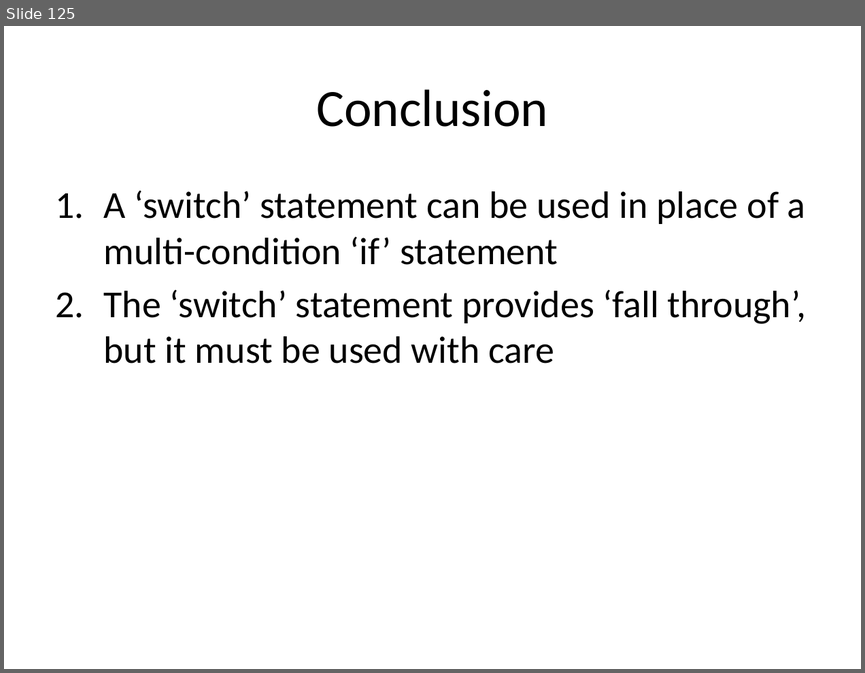
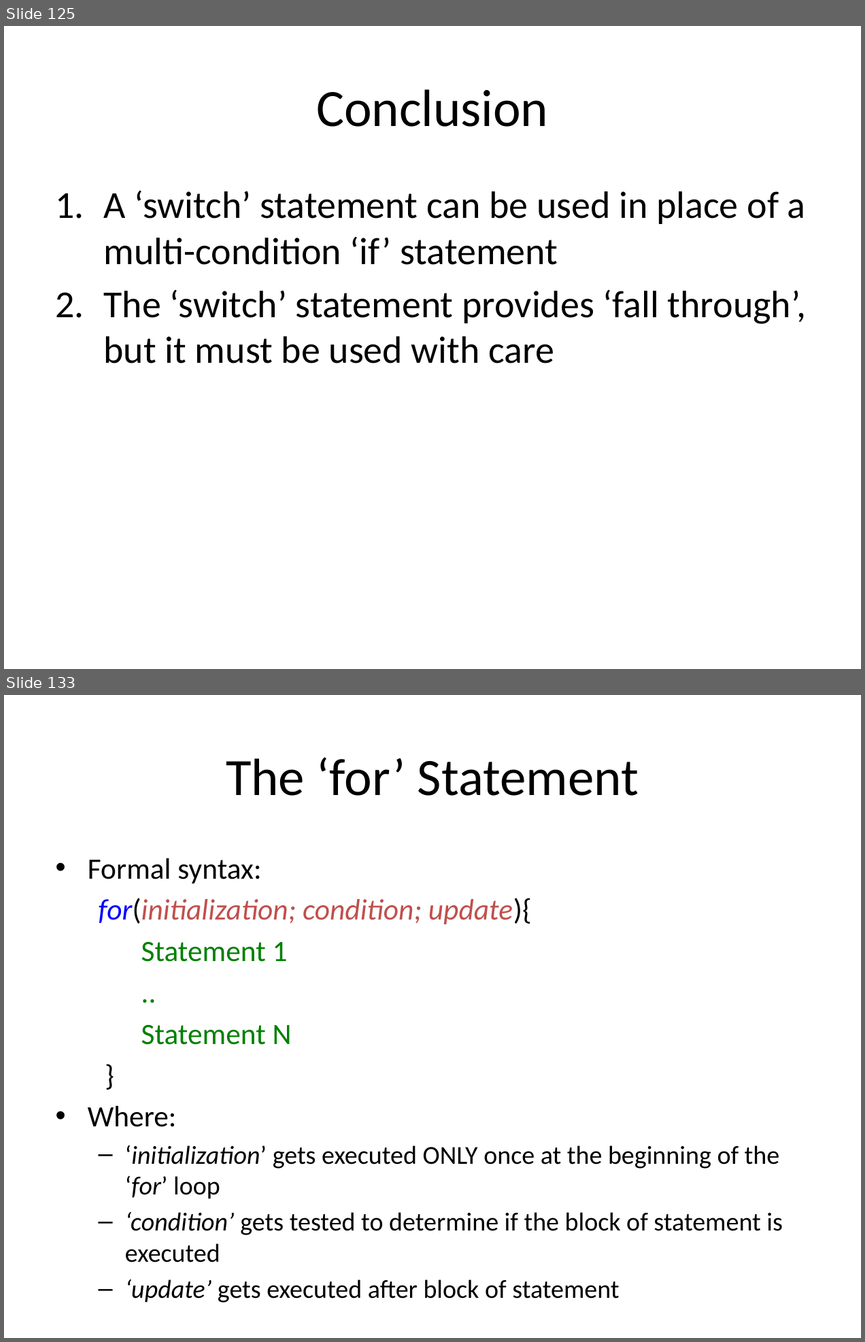
Before and after one commit to xiliax/web-programming-fundamentals, a slide deck: docs/learn-computer-programming.pptx. Shown one above the other, each under a label of ours: slide 125 before the commit, slides 125 and 133 after it; the slides between them are not shown. The pictures are 865x673 and 865x1342 pixels, drawn with LibreOffice and Linux fonts; fonts in the diff are those of the drawing. Boxes give left, top, right and bottom in pixels: in the first picture for what was removed or moved away, otherwise in the second. Text is boxed around its words. In the diff, an @@ line names an element or a change of style, - is before the commit and + after.

```diff
--- a/docs/learn-computer-programming.pptx
+++ b/docs/learn-computer-programming.pptx
@@ slide 133 added at [4, 695, 861, 1338], background #FFFFFF @@
@@ title added at [226, 757, 638, 796], 44 pt, text #000000 @@
+The ‘for’ Statement
@@ text added at [88, 858, 783, 1302], 21.7 pt, text #000000 @@
+• Formal syntax:
+for(initialization; condition; update){
+Statement 1
+..
+Statement N
+}
+• Where:
+  – ‘initialization’ gets executed ONLY once at the beginning of the ‘for’ loop
+  – ‘condition’ gets tested to determine if the block of statement is executed
+  – ‘update’ gets executed after block of statement
```
Also in this commit, not shown: 17 other slides added, 26 other files.
